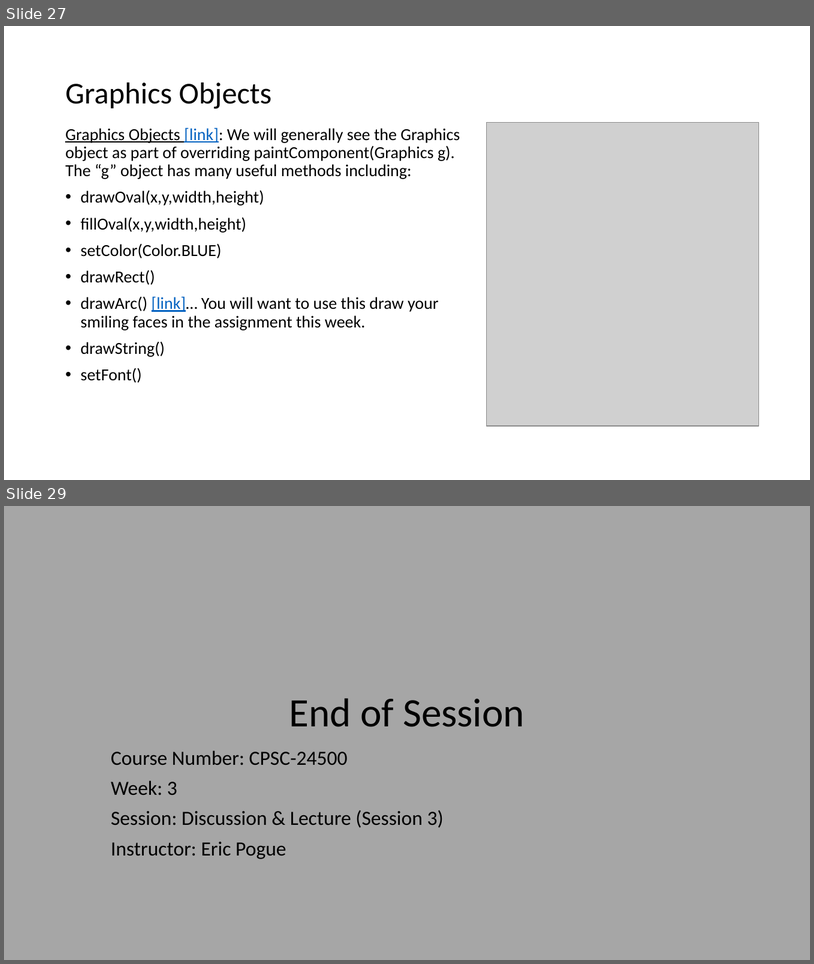
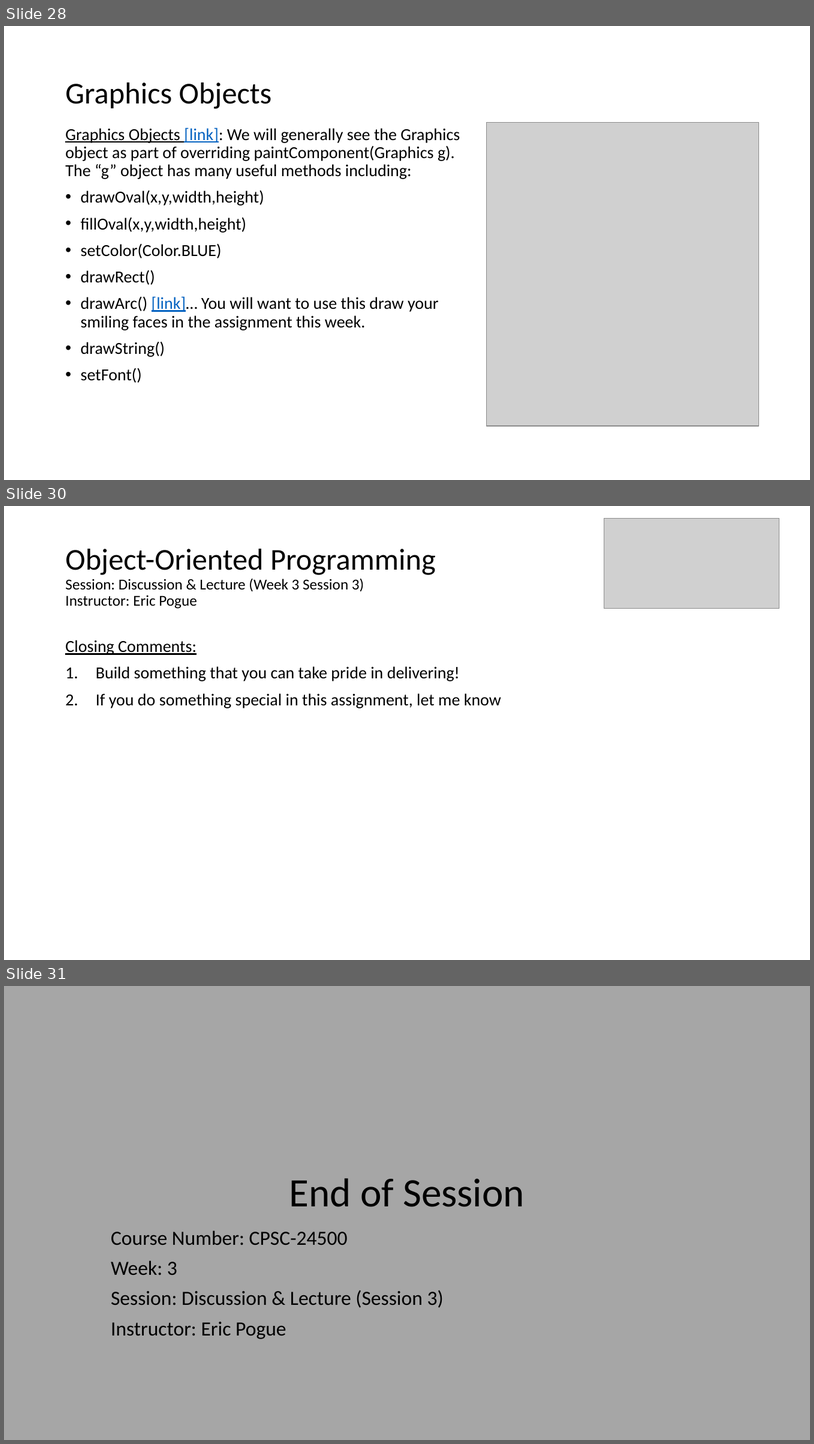
Before and after one commit to EricJPogue/www-epogue-info, a slide deck: CPSC-24500/Week03/2017SpringW03Slides.pptx. Shown one above the other, each under a label of ours: slides 27 and 29 before the commit, slides 28, 30 and 31 after it; the slides between them are not shown. The pictures are 814x964 and 814x1444 pixels, drawn with LibreOffice and Linux fonts; fonts in the diff are those of the drawing; grey boxes stand for pictures. Boxes give left, top, right and bottom in pixels: in the first picture for what was removed or moved away, otherwise in the second. Text is boxed around its words. In the diff, an @@ line names an element or a change of style, - is before the commit and + after.

```diff
--- a/CPSC-24500/Week03/2017SpringW03Slides.pptx
+++ b/CPSC-24500/Week03/2017SpringW03Slides.pptx
@@ slide 30 added at bbox=[4, 506, 810, 960], background #FFFFFF @@
@@ picture added at bbox=[604, 518, 780, 608] @@
@@ title added at bbox=[65, 549, 436, 609], 18 pt, text #000000 @@
+Object-Oriented Programming
+Session: Discussion & Lecture (Week 3 Session 3)
+Instructor: Eric Pogue
@@ text added at bbox=[65, 640, 501, 708], 20 pt, text #000000 @@
+Closing Comments:
+1. Build something that you can take pride in delivering!
+2. If you do something special in this assignment, let me know
@@ what was slide 27 is now slide 28 @@
@@ what was slide 29 is now slide 31 @@
```
Also in this commit, not shown: 2 slides changed, 1 other slide added, 3 other files.
